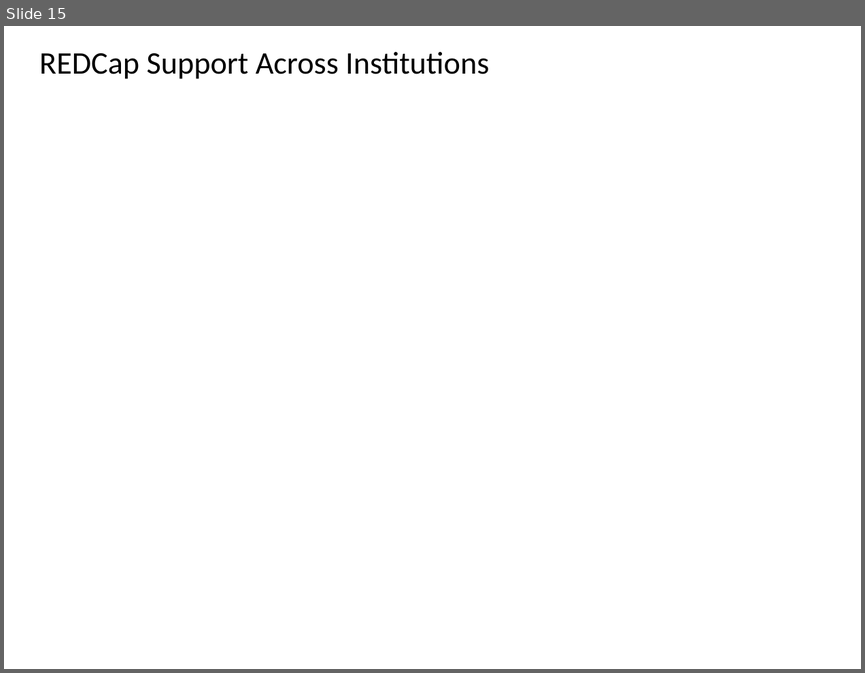
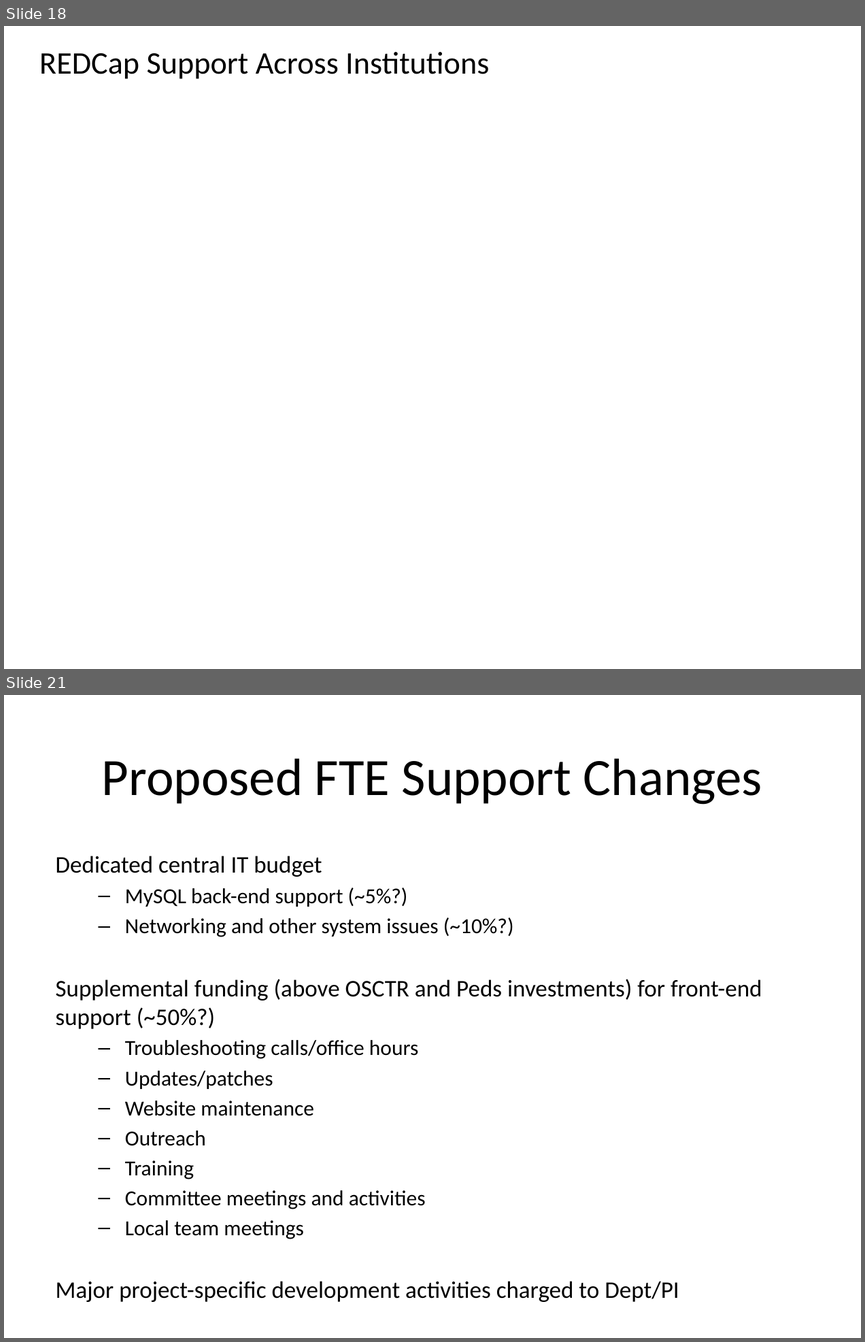
Before and after one commit to OuhscBbmc/RedcapGovernanceDocs, a slide deck: agendas/2016-04-redcap-governance-meeting.pptx. Shown one above the other, each under a label of ours: slide 15 before the commit, slides 18 and 21 after it; the slides between them are not shown. The pictures are 865x673 and 865x1342 pixels, drawn with LibreOffice and Linux fonts; fonts in the diff are those of the drawing; background and template pictures are left out. Boxes give left, top, right and bottom in pixels: in the first picture for what was removed or moved away, otherwise in the second. Text is boxed around its words. In the diff, an @@ line names an element or a change of style, - is before the commit and + after.

Commit message:
2016 agenda slides and support plan

```diff
--- a/agendas/2016-04-redcap-governance-meeting.pptx
+++ b/agendas/2016-04-redcap-governance-meeting.pptx
@@ slide 21 added at <box>4,695,861,1338</box>, background #FFFFFF @@
@@ title added at <box>102,758,762,804</box>, 44 pt, text #000000 @@
+Proposed FTE Support Changes
@@ text added at <box>56,855,762,1302</box>, 18 pt, text #000000 @@
+Dedicated central IT budget
+  – MySQL back-end support (~5%?)
+  – Networking and other system issues (~10%?)
+Supplemental funding (above OSCTR and Peds investments) for front-end support (~50%?)
+  – Troubleshooting calls/office hours
+  – Updates/patches
+  – Website maintenance
+  – Outreach
+  – Training
+  – Committee meetings and activities
+  – Local team meetings
+Major project-specific development activities charged to Dept/PI
@@ what was slide 15 is now slide 18 @@
```
Also in this commit, not shown: 8 slides changed, 8 other slides added, 9 slides removed, 1 other file.
